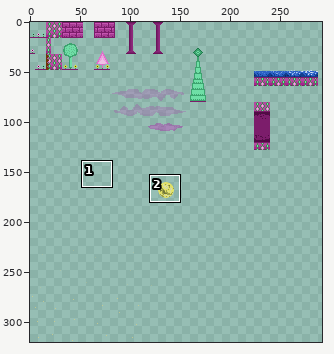
A sprite sheet gets an edit: map/tilesheet.png. Above: a wide view before the commit, with the close-up outlined.
Close-up. The starting point:
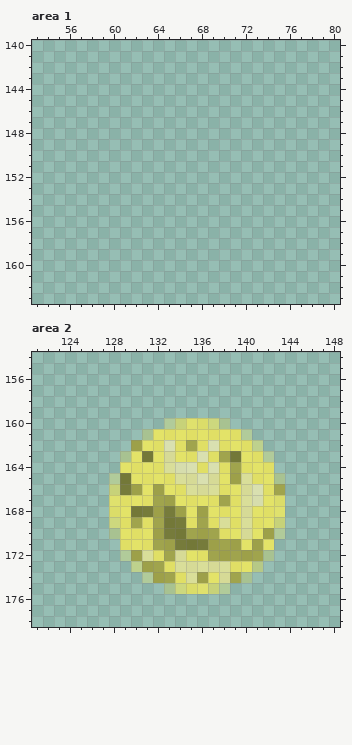
The file is 320x320 pixels. Pixels under 10% opacity are left out. Colours within 5 levels of each other are drawn and written as one. Shown: area 1: x 53..80, y 140..163; area 2: x 121..148, y 154..178. The wide view leaves out empty margins.
And afterwards:
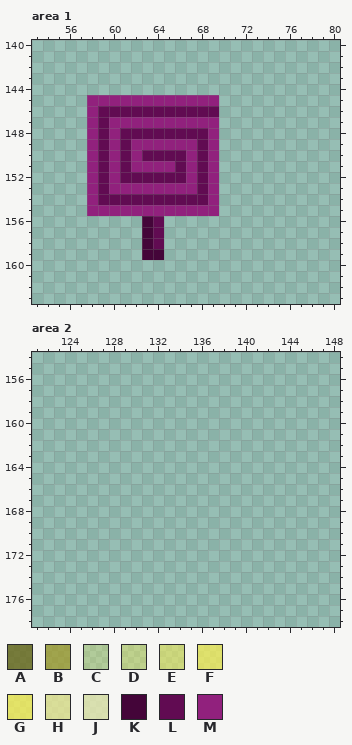
Palette (. is transparent): A #6a630fbb  B #a49a27bb  C #fff04d41  D #fff04d60  E #fff04d85  F #fff04db1  G #fff04dbb  H #f1e98fbb  J #f1ecafbb  K #440539  L #610b52  M #91217d
The exact change:
{"where": "area 1"}
{"y":145,"x":58,"old":"............","new":"MMMMMMMMMMMM"}
{"y":146,"x":58,"old":"............","new":"MLLLLLLLLLLL"}
{"y":147,"x":58,"old":"............","new":"MLMMMMMMMMMM"}
{"y":148,"x":58,"old":"............","new":"MLMLLLLLLLLM"}
{"y":149,"x":58,"old":"............","new":"MLMLMMMMMMLM"}
{"y":150,"x":58,"old":"............","new":"MLMLMLLLLMLM"}
{"y":151,"x":58,"old":"............","new":"MLMLMMMMLMLM"}
{"y":152,"x":58,"old":"............","new":"MLMLLLLLLMLM"}
{"y":153,"x":58,"old":"............","new":"MLMMMMMMMMLM"}
{"y":154,"x":58,"old":"............","new":"MLLLLLLLLLLM"}
{"y":155,"x":58,"old":"............","new":"MMMMMMMMMMMM"}
{"y":156,"x":63,"old":"..","new":"KL"}
{"y":157,"x":63,"old":"..","new":"KL"}
{"y":158,"x":63,"old":"..","new":"KL"}
{"y":159,"x":63,"old":"..","new":"KK"}
{"where": "area 2"}
{"y":160,"x":133,"old":"CEFFEC","new":"......"}
{"y":161,"x":131,"old":"CGGGGGGGGC","new":".........."}
{"y":162,"x":130,"old":"BGGJGBGJGGGD","new":"............"}
{"y":163,"x":129,"old":"CGAGHGGJGBAGGC","new":".............."}
{"y":164,"x":129,"old":"GGGGHJJGJGBGGG","new":".............."}
{"y":165,"x":128,"old":"CAGGGGHHJHGBHGGC","new":"................"}
{"y":166,"x":128,"old":"EABGBGGHHHGGHJGB","new":"................"}
{"y":167,"x":128,"old":"FGGGBBGGGGBGHJGF","new":"................"}
{"y":168,"x":128,"old":"FGAABABGBGGGHGGF","new":"................"}
{"y":169,"x":128,"old":"EGBGBAAGBGHGHGGE","new":"................"}
{"y":170,"x":128,"old":"CGGGBAABBBGGHGBC","new":"................"}
{"y":171,"x":129,"old":"GGGBBAAABBBGBG","new":".............."}
{"y":172,"x":129,"old":"CBHGBHGGBBBBBC","new":".............."}
{"y":173,"x":130,"old":"DBBGHHHHHGGD","new":"............"}
{"y":174,"x":131,"old":"CBBGHBGHBC","new":".........."}
{"y":175,"x":133,"old":"CEFFEC","new":"......"}
{"label":"added","picture_box":[87,95,219,260]}
{"label":"erased","picture_box":[109,418,285,594]}
